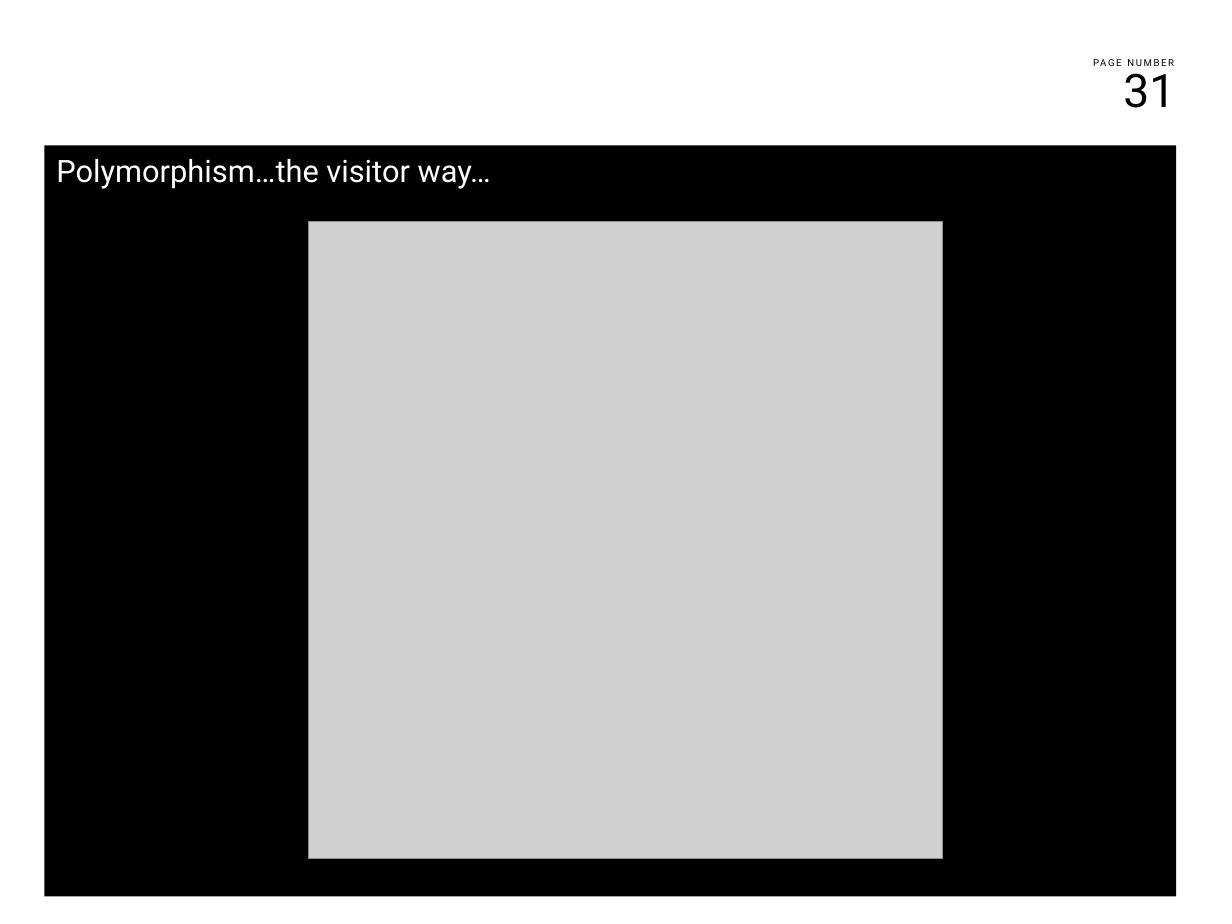
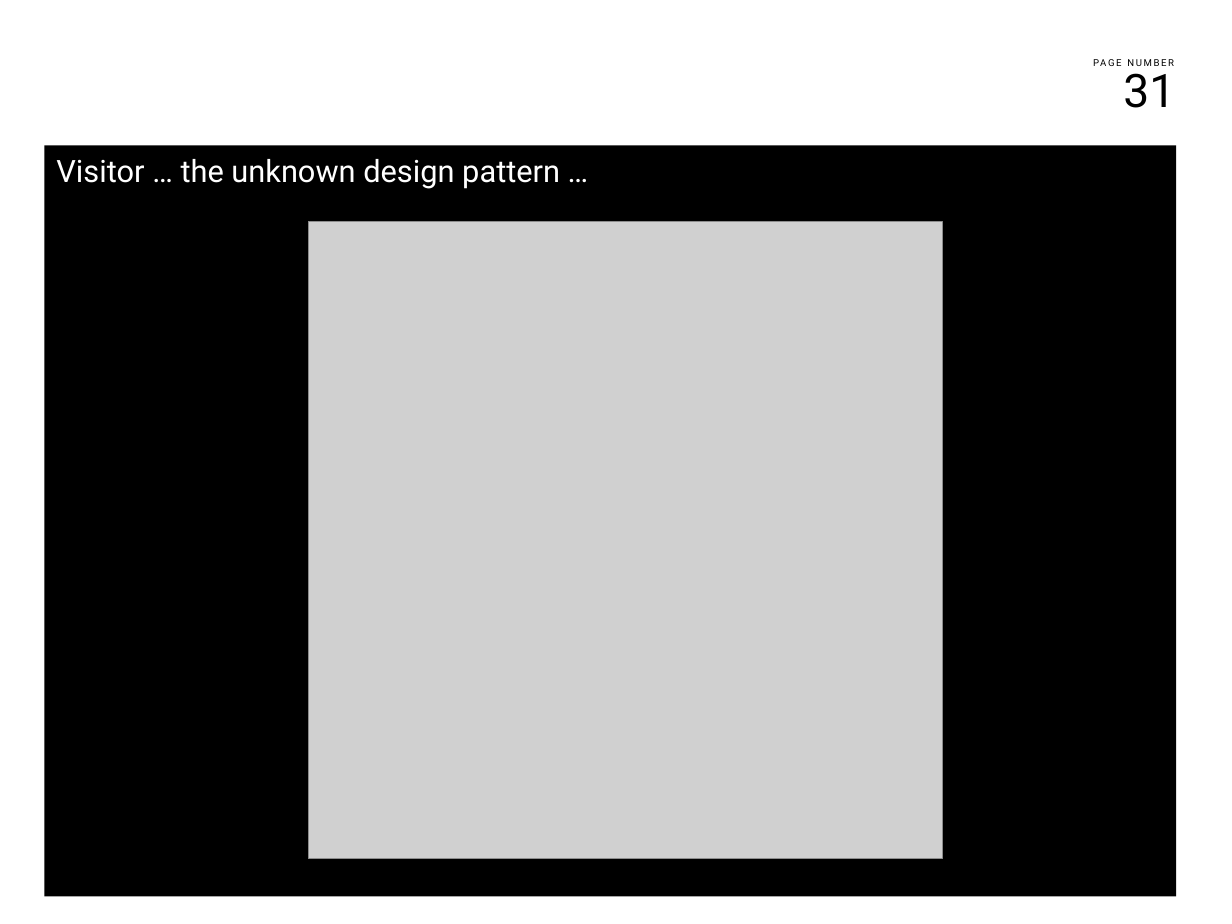
Before and after one commit to franco-melandri/NoIF, a slide deck: slide 31 of docs/noif.pptx. Drawn at 1232x924 pixels with LibreOffice and Linux fonts; fonts in the diff are those of the drawing; grey boxes stand for pictures; background and template pictures are left out. Boxes give left, top, right and bottom in pixels: in the first picture for what was removed or moved away, otherwise in the second. Text is boxed around its words. In the diff, an @@ line names an element or a change of style, - is before the commit and + after.

Commit message:
adding slides for visitor.

```diff
--- a/docs/noif.pptx
+++ b/docs/noif.pptx
@@ text at <box>56,159,560,189</box>: text changed @@
-Polymorphism…the visitor way…
+Visitor … the unknown design pattern …
```
Also in this commit, not shown: 4 other slides changed, 5 slides added, 4 other files.
